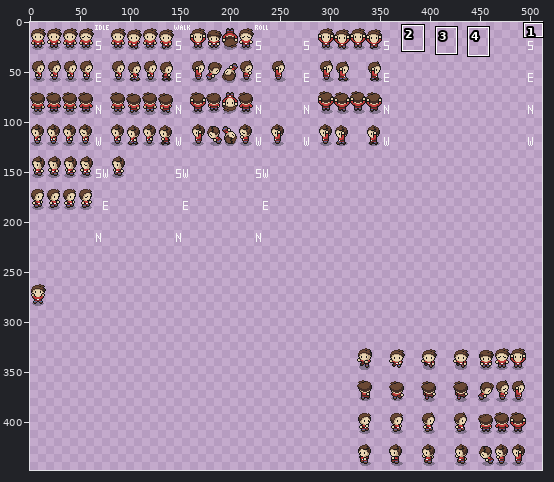
Edited in one commit: sprite sheet (Assets/player/characterV2.png). Above, an overview of the earlier version with the close-up marked.
Close-up. As it was:
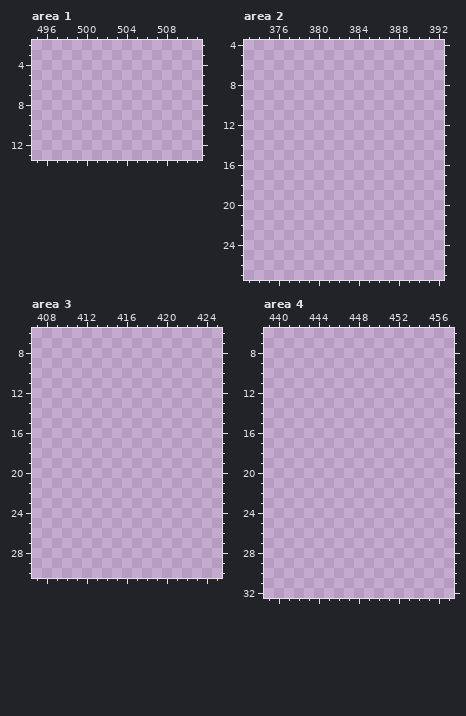
The file is 512x512 pixels. Shown: area 1: x 495..511, y 2..13; area 2: x 373..392, y 4..27; area 3: x 407..425, y 6..30; area 4: x 439..457, y 6..32. The old version is drawn lined up with the new one. The wide view leaves out empty margins. The commit also changed other parts of the picture, which this record leaves out.
Palette (. is transparent): 
And afterwards:
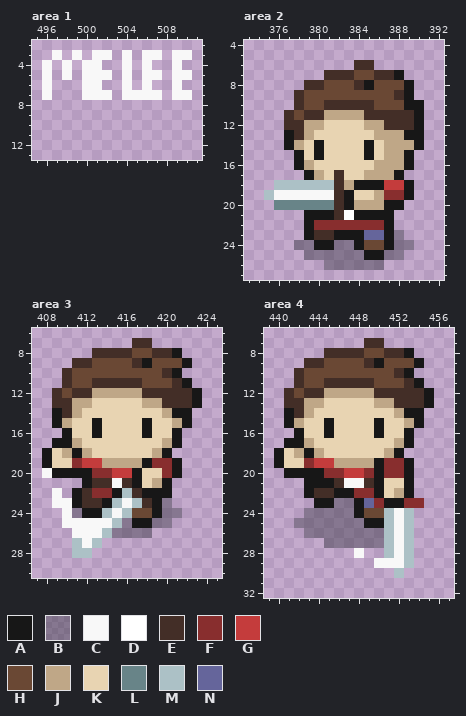
Colours new in this view: A #171717  B #2a2b3566  C #f8f8f8  D #ffffff  E #432e27  F #882e2e  G #c43c3c  H #6a4834  J #bfa787  K #e8d4b2  L #688488  M #acc1c6  N #65659b
Changes in this commit:
drawings rearranged on the sheet (the old picture shows each at its new place)
Changed rows in their new state; - is an unchanged pixel.
Area 1:
first column x 496:
 3 -C-C-CC-C-CC-CC
 4 C-C-CC--C-C--C-
 5 C-C-CCC-C-CC-CC
 6 C---CC--C-C--C-
 7 C---CCC-CCCC-CC
Area 2:
first column x 375:
 6 ---------EE-----
 7 ------EEEHHEEA--
 8 ----EEHHHEAHHHA-
 9 ---EHHHHHHHHHEA-
10 ---EHHEEEEEHHHAA
11 --EHEEJJJJEEEEEA
12 --EEJJKKKKJJEEEA
13 --AEJKKKKKKJJJAA
14 --AJKAKKKKAKJJJA
15 ---AKAKKKKAKJJA-
16 ---AJKKKKKKJJJA-
17 ----AJKEKKJJJA--
18 -MMMMMMEJAAAGGA-
19 MCCCCCCEAKKJFFA-
20 -LLLLLLEAJJJAA--
21 ----AAAEDAAAA---
22 ----AFFFFFFFA---
23 ----AEEAAANNAB--
24 ---BBAABBAHHABB-
25 ----BBBBBBAABB--
26 ------BBBBBB----
Area 3:
first column x 408:
 7 ---------EE-----
 8 -----EEEEHHEEA--
 9 ---EEHHHHEAHHHA-
10 --EHHHHHHHHHEA--
11 --EHHEEEEEHHHEA-
12 -EHEEJJJJJEEEEEA
13 -EEJJKKKKKJJEEEA
14 -AEJKKKKKKKKJAA-
15 -AJKKAKKKKAKKJA-
16 --AKKAKKKKAKKA--
17 -AAJKKKKKKKKJA--
18 AKJAJKKKKKKJA---
19 AKKFGGJJJJAFFA--
20 CAAAAFFGGAKKFA--
21 ----AEECEAKJA---
22 -C-AEFFAMEAAA---
23 -CCAEEAMCMEAB---
24 --CBAAMCMHHABB--
25 --CCCCCMBAABB---
26 ---CCCMBBBB-----
27 ---MCM----------
28 ---MM-----------
Area 4:
first column x 440:
 7 ---------EE-----
 8 -----EEEEHHEEA--
 9 ---EEHHHHEAHHHA-
10 --EHHHHHHHHHEA--
11 --EHHEEEEEHHHEA-
12 -EHEEJJJJJEEEEEA
13 -EEJJKKKKKJJEEEA
14 -AEJKKKKKKKKJAA-
15 -AJKKAKKKKAKKJA-
16 --AKKAKKKKAKKA--
17 -AAJKKKKKKKKJA--
18 AKJAJKKKKKKJA---
19 AKKFGGJJJJAFFA--
20 -AAAAFFGGFAFFA--
21 ---AAAECCEAKKA--
22 ---AEEAAFFAKJA--
23 ----AABBANFAAFF-
24 ---BBBBBAHHMCM--
25 --BBBBBBBAAMCM--
26 ---BBBBBBBBMCM--
27 -----BBBBBBMCM--
28 --------C--MCM--
29 ----------CCCM--
30 ------------M---
Where, in picture pixels (left, top, right, bottom), the same in both close-ups:
added: (42, 50, 192, 100)
added: (264, 60, 424, 270)
added: (42, 338, 202, 558)
added: (274, 338, 434, 578)
